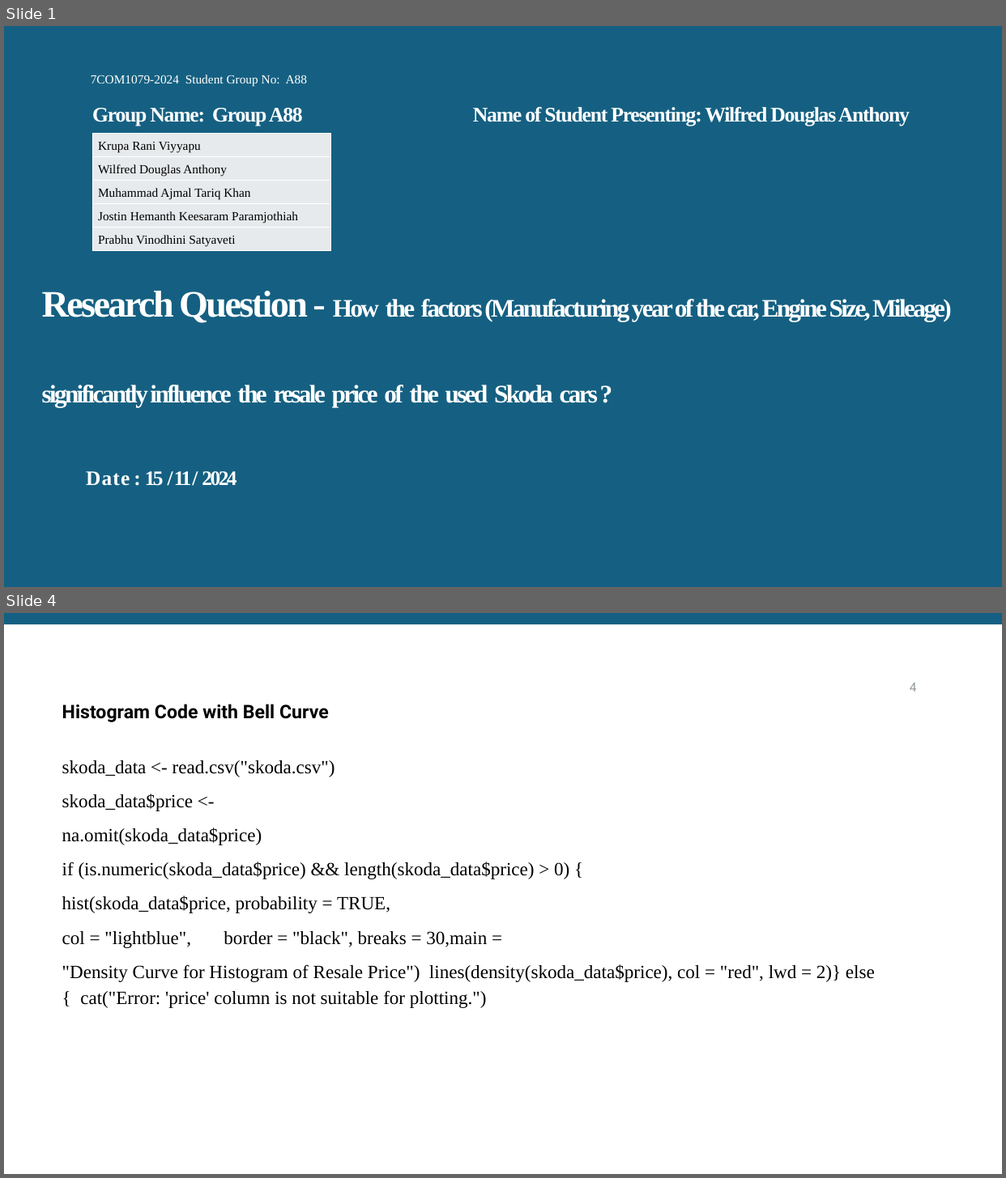
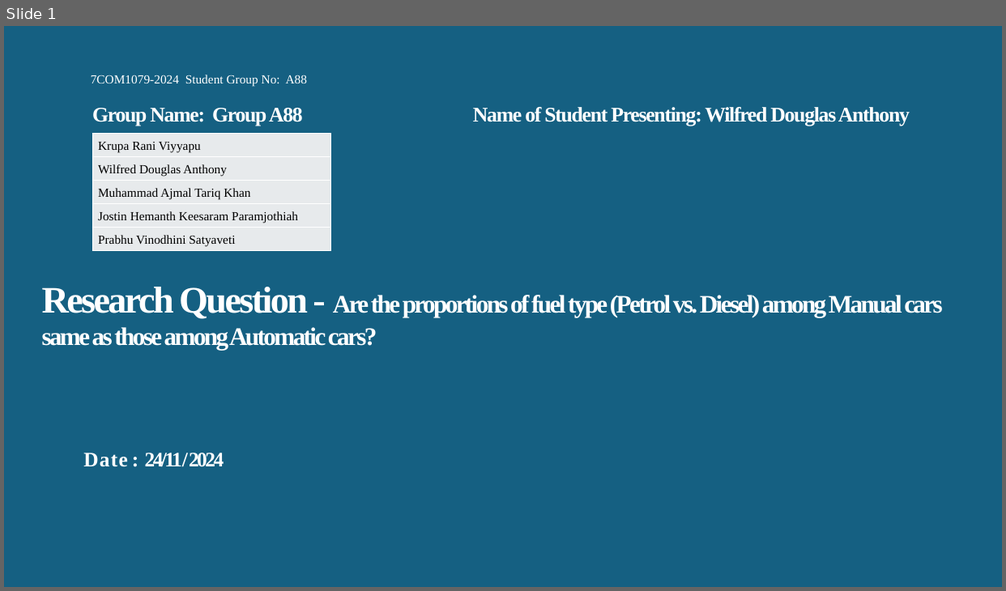
Before and after one commit to KrupaRaniHerts/Group88, a slide deck: 7COM1079-Tutorial_4.pptx. Shown one above the other, each under a label of ours: slides 1 and 4 before the commit, slide 1 after it; the slides between them are not shown. The pictures are 1006x1178 and 1006x591 pixels, drawn with LibreOffice and Linux fonts; fonts in the diff are those of the drawing; background and template pictures are left out. Boxes give left, top, right and bottom in pixels: in the first picture for what was removed or moved away, otherwise in the second. Text is boxed around its words. In the diff, an @@ line names an element or a change of style, - is before the commit and + after.

```diff
--- a/7COM1079-Tutorial_4.pptx
+++ b/7COM1079-Tutorial_4.pptx
@@ slide 4 removed at (x1=4, y1=613, x2=1002, y2=1174), background #FFFFFF @@
@@ rectangle removed at (x1=4, y1=613, x2=1002, y2=624) @@
@@ page number removed at (x1=910, y1=683, x2=917, y2=692) @@
-4
@@ text removed at (x1=62, y1=704, x2=329, y2=722) @@
-Histogram Code with Bell Curve
@@ text removed at (x1=62, y1=760, x2=875, y2=1008) @@
-skoda_data <- read.csv("skoda.csv")
-skoda_data$price <-
-na.omit(skoda_data$price)
-if (is.numeric(skoda_data$price) && length(skoda_data$price) > 0) {
-hist(skoda_data$price, probability = TRUE,
-col = "lightblue", border = "black", breaks = 30,main =
-"Density Curve for Histogram of Resale Price") lines(density(skoda_data$price), col = "red", lwd = 2)} else { cat("Error: 'price' column is not suitable for plotting.")
@@ slide 1 changed as well @@
@@ title at (x1=42, y1=287, x2=942, y2=467): text changed @@
-Research Question - How the factors (Manufacturing year of the car, Engine Size, Mileage) significantly influence the resale price of the used Skoda cars ?
-D a t e : 15 / 11 / 2024
+Research Question - Are the proportions of fuel type (Petrol vs. Diesel) among Manual cars same as those among Automatic cars?
+D a t e : 24/11/ 2024
```
Also in this commit, not shown: 2 other slides changed, 3 slides added, 3 other slides removed.
